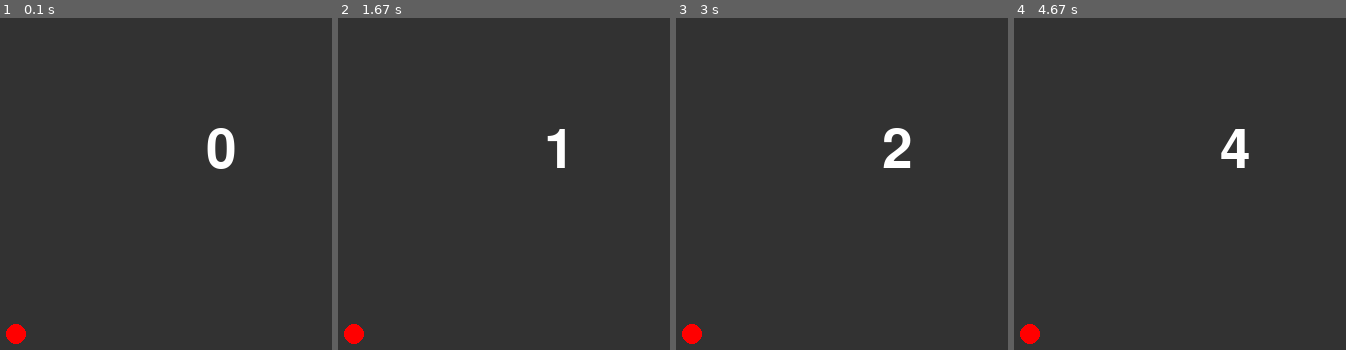
Above: before the commit, frames 1-4 (left to right).
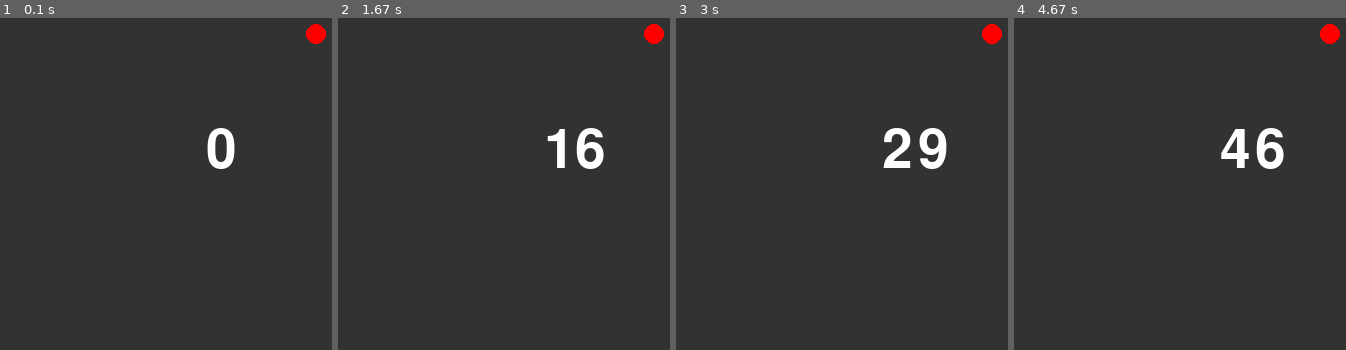
Above: after the commit, the same moments.

Repository: c0a230784c/ProjExD
Game: pygame game, started from pygame_system.py
Two runs of this game, one before a commit and one after it. Both use one fixed random seed, a clock stepped at 60 frames per second and the inputs below.
Inputs:
- Up to frame 1 (0.1 s): no input
- Up to frame 2 (1.67 s): no input
- Up to frame 3 (3 s): no input
- Up to frame 4 (4.67 s): no input

The runs differ from the first frame. In frame 1, 0.6% of the frame differs, in the area x 1-99%, y 1-99%; in frame 2, 1.2%; in frame 3, 1.2%; in frame 4, 1.2%.

Commit message:
framerate

Diff:
--- a/pygame_system.py
+++ b/pygame_system.py
@@ -23,10 +23,10 @@
         txt = font.render(str(tmr), True, (255, 255, 255))
         screen.fill((50, 50, 50))
         screen.blit(txt, [300, 200])
-        screen.blit(enn, [100, 400])
+        screen.blit(enn, [400, 100])
         pg.display.update()
         tmr += 1
-        clock.tick(1)
+        clock.tick(10)
 
 
 if __name__ == "__main__":
